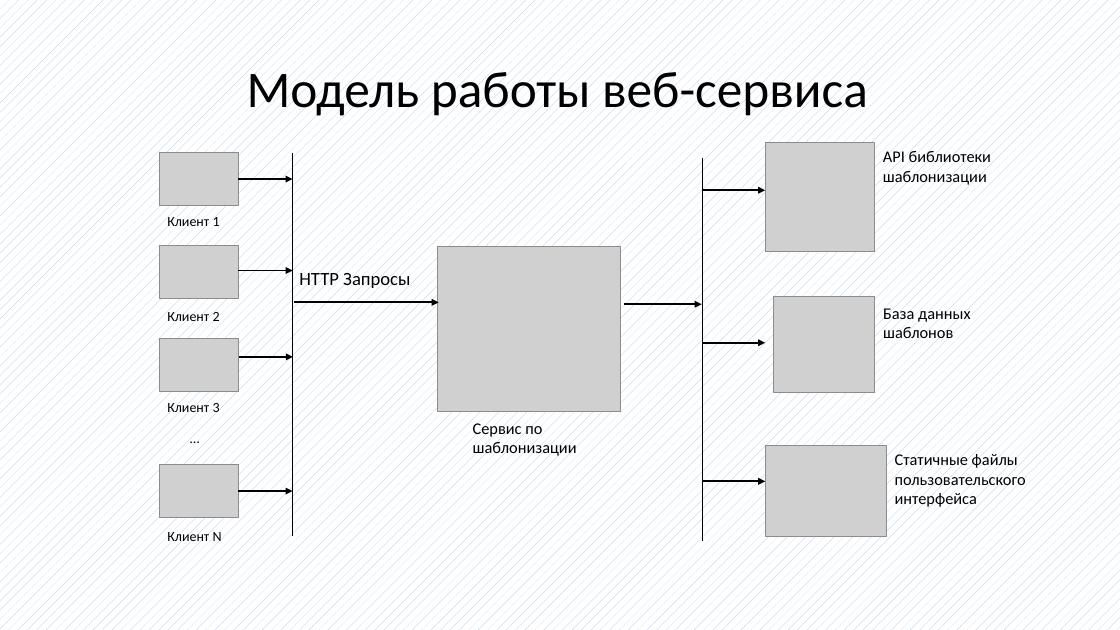
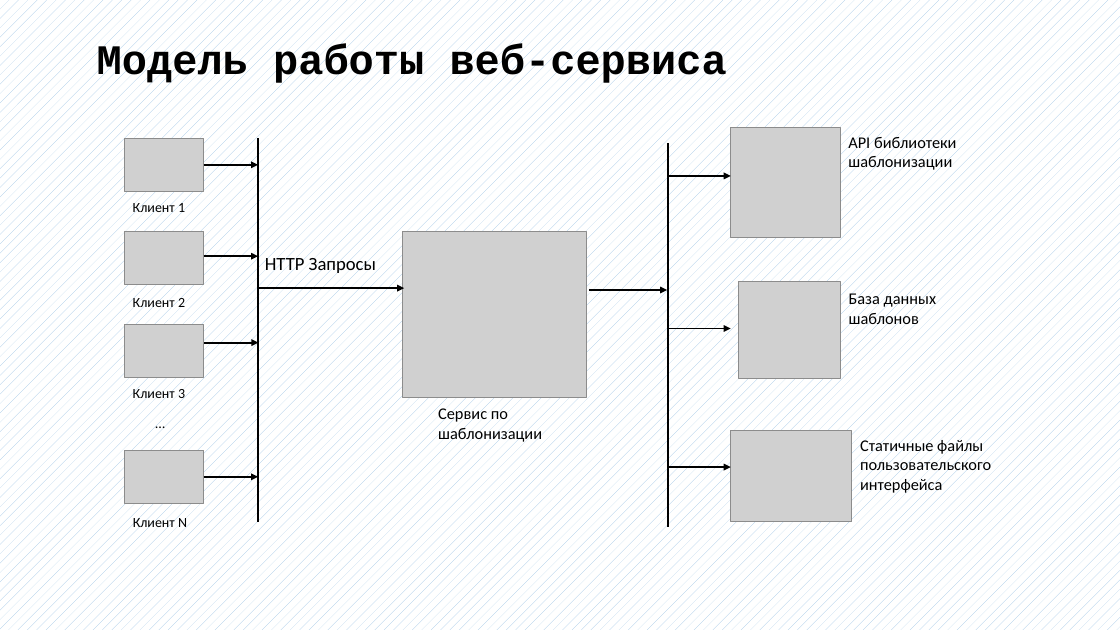
Before and after one commit to bobs4462/tachyon, a slide deck: slide 12 of docs/Презентация ВКР.pptx (slide 11 before the commit). Drawn at 1120x630 pixels with LibreOffice and Linux fonts; fonts in the diff are those of the drawing; grey boxes stand for pictures. Boxes give left, top, right and bottom in pixels: in the first picture for what was removed or moved away, otherwise in the second. Text is boxed around its words. In the diff, an @@ line names an element or a change of style, - is before the commit and + after.

```diff
--- a/docs/Презентация ВКР.pptx
+++ b/docs/Презентация ВКР.pptx
@@ text "Модель работы веб-сервиса" moved from (x1=247, y1=64, x2=868, y2=119) to (x1=97, y1=44, x2=727, y2=87) @@
@@ text "Модель работы веб-сервиса" at (x1=97, y1=44, x2=727, y2=87): size 44 to 36 pt, font Calibri to Courier New, bold on; line spacing 0.9 to 1; vertical alignment middle to top @@
@@ 10 texts, 9 arrows, 8 pictures, 2 lines moved together from (x1=159, y1=142, x2=1026, y2=545) to (x1=124, y1=128, x2=991, y2=531) @@
```
Also in this commit, not shown: 8 other slides changed, 5 slides added, 3 slides removed, 2 other files.
